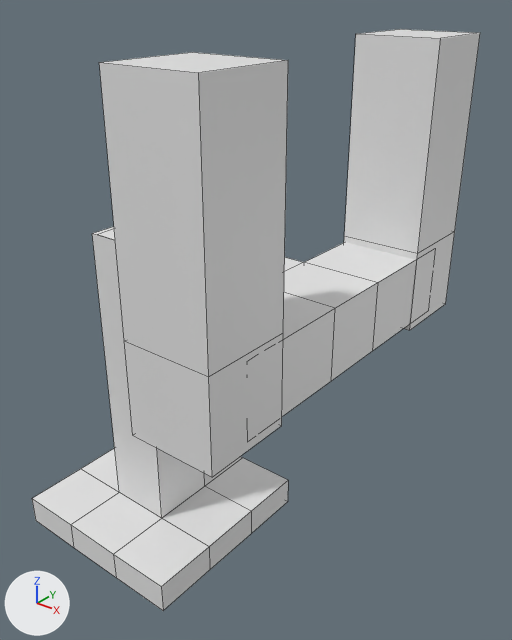
The FBX model Assets/yoke.fbx as it was, and as the next commit left it.
One viewpoint serves both versions: a camera (50 mm lens) standing at (4.75, -4.27, 4.45) and looking at (1.05, 0.36, 1.58). The lights are fixed; the arrows at lower left show +X, +Y and +Z. Mesh edges are drawn as thin lines. Where no turn or scale is listed for an object, it has been applied to the vertices.

The scene before the commit, as lines of its bpy script (objects in view):
```python
me_cube = bpy.data.meshes.new('Cube')
me_cube.from_pydata(...)  # 36 vertices, 34 faces; spans x -1.0..1.0, y -1.0..1.0, z -1.0..2.31
me_cube.materials.append(mat_material)  # white #e7e7e7
me_cube_001 = bpy.data.meshes.new('Cube.001')
me_cube_001.from_pydata(...)  # 24 vertices, 22 faces; spans x -0.3..2.3, y -1.3..1.3, z -0.3..0.3
me_cube_002 = bpy.data.meshes.new('Cube.002')
me_cube_002.from_pydata(...)  # 12 vertices, 10 faces; spans x -0.36..0.36, y -0.36..0.36, z -0.36..2.03
ob_handleright = bpy.data.objects.new('HandleRight', me_cube_002)
ob_handleright.location = (1.95, 1.3, 2.0)
ob_neck = bpy.data.objects.new('Neck', me_cube_001)
ob_neck.location = (0.0, 0.0, 2.0)
ob_yoke = bpy.data.objects.new('Yoke', me_cube)
ob_yoke.location = (0.0, 0.0, 0.0)
# also in view: 'HandleLeft' at (1.95, -1.3, 2.84)
```
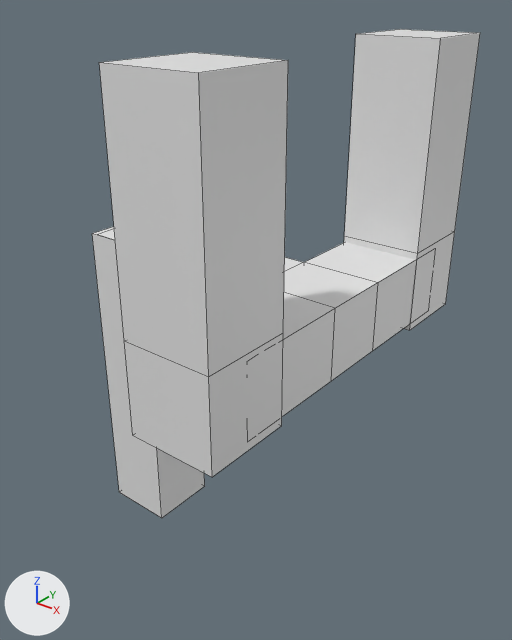
Where the change shows, as pixel boxes (x1, y1, x2, y2) in the pictures (512 x 640 px):
'Yoke', reshaped (56% narrower, 24% shorter)
    before: (32, 227, 288, 611)
    after: (92, 227, 205, 518)
part 1 of me_cube, deleted
    before: (32, 448, 288, 611)

The change, as a diff of the scene's bpy script:
```diff
--- a/Assets/yoke.fbx.py
+++ b/Assets/yoke.fbx.py
@@ me_cube @@
 # used by ob_yoke; location = (0.0, 0.0, 0.0)
-me_cube.from_pydata(...)  # 36 vertices, 34 faces; spans x -1.0..1.0, y -1.0..1.0, z -1.0..2.31
+me_cube.from_pydata(...)  # 8 vertices, 5 faces; spans x -0.33..0.33, y -0.33..0.33, z -0.69..2.31
+# me_cube part 1
+# 28 vertices are removed from x -1.0..1.0, y -1.0..1.0, z -1.0..-0.69
+# 29 faces are deleted
 me_cube.materials.append(mat_material)
```
